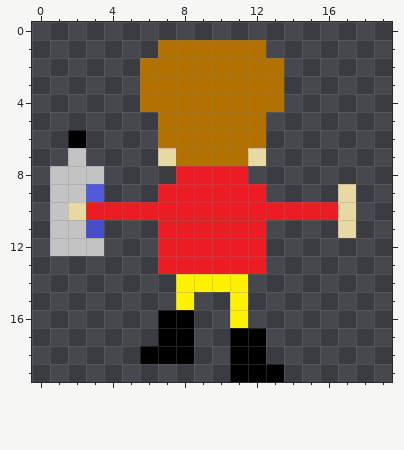
Two versions of one pixel-art sprite, assets/textures/humanRuRuback2.png. Above, as it was before the edit.
The file is 20x20 pixels.
Now the later version:
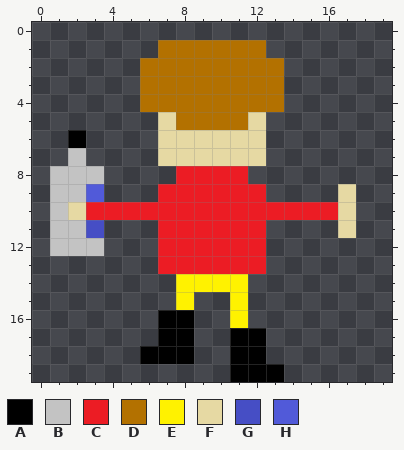
Palette (. is transparent): A #000000  B #c3c3c3  C #ec1c24  D #b37100  E #fff200  F #e6d9a3  G #464ec5  H #515ad9
Difference:
@@ x 5..14 @@
  4 .DDDDDDDD.
- 5 ..DDDDDD..
- 6 ..DDDDDD..
- 7 ..FDDDDF..
+ 5 ..FDDDDF..
+ 6 ..FFFFFF..
+ 7 ..FFFFFF..
  8 ...CCCC...
